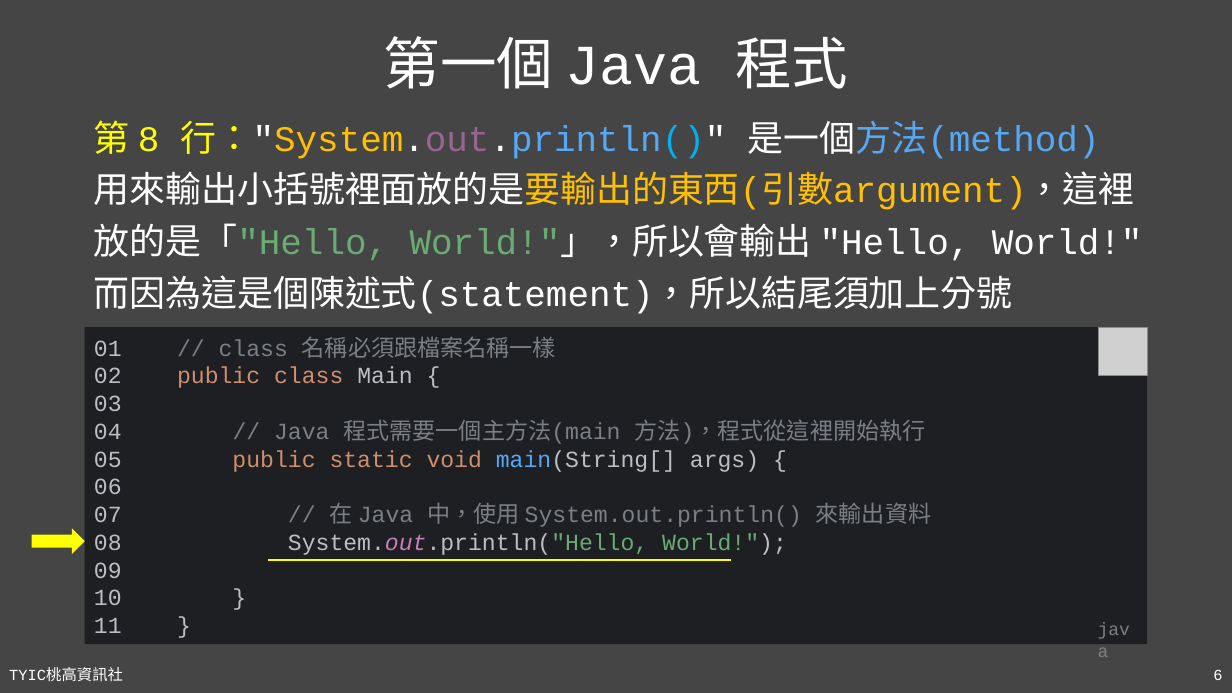
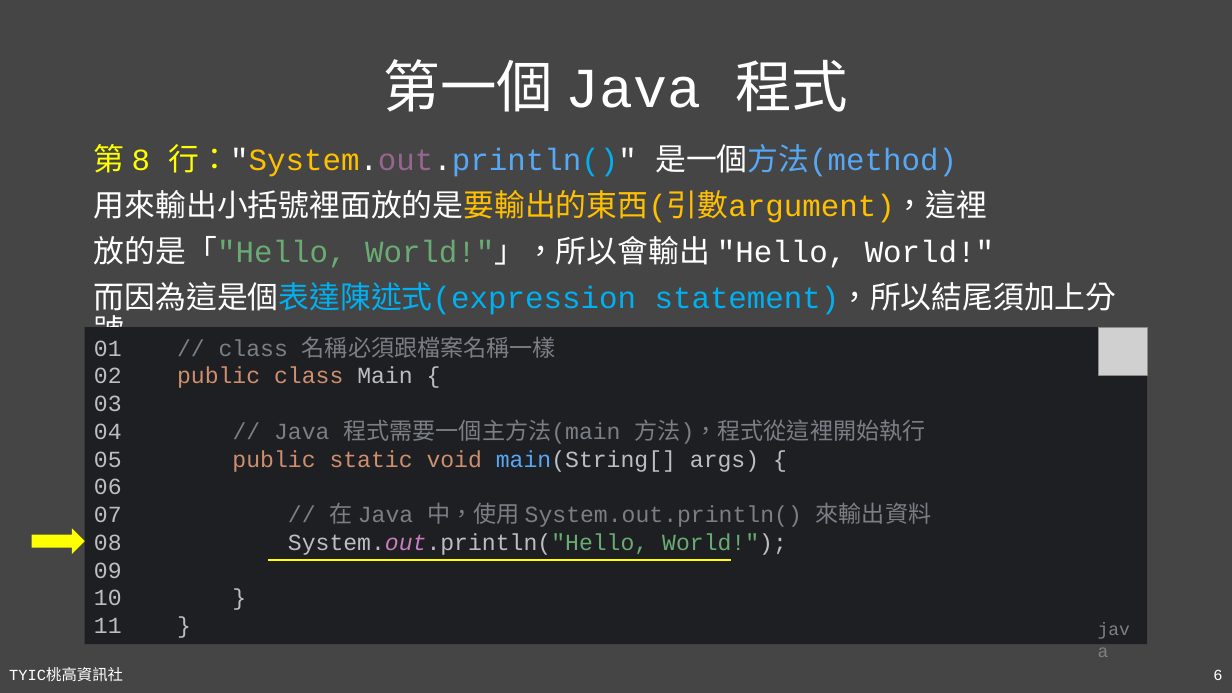
Before and after one commit to TYSHIC/slides, a slide deck: slide 6 of powerpoint/04_初探Java.pptx. Drawn at 1232x693 pixels with LibreOffice and Linux fonts; fonts in the diff are those of the drawing; grey boxes stand for pictures. Boxes give left, top, right and bottom in pixels: in the first picture for what was removed or moved away, otherwise in the second. Text is boxed around its words. In the diff, an @@ line names an element or a change of style, - is before the commit and + after.

```diff
--- a/powerpoint/04_初探Java.pptx
+++ b/powerpoint/04_初探Java.pptx
@@ title "第一個 Java 程式": place and size @@
-title "第一個 Java 程式" at box(384, 36, 848, 89)
+title "第一個 Java 程式" at box(384, 59, 848, 112)
@@ text "第 8 行："System.out.println()" 是一個方法(method)": place and size @@
-text "第 8 行："System.out.println()" 是一個方法(method)" at box(94, 120, 1143, 314)
+text "第 8 行："System.out.println()" 是一個方法(method)" at box(94, 144, 1117, 350)
@@ text at box(94, 144, 994, 268): size 28 to 24 pt in "第 8 行："System.out.println()" 是一個方法(method)", "用來輸出小括號裡面放的是要輸出的東西(引數argument)，這裡", "放的是「"Hello, World!"」，所以會輸出 "Hello, World!"" @@
@@ text at box(94, 282, 1117, 350): text changed; size 28 to 24 pt; text colour #FFFFFF to #00B0F0 @@
-而因為這是個陳述式(statement)，所以結尾須加上分號
+而因為這是個表達陳述式(expression statement)，所以結尾須加上分號
```
Also in this commit, not shown: 7 other slides changed, 2 slides added, 9 other files.
